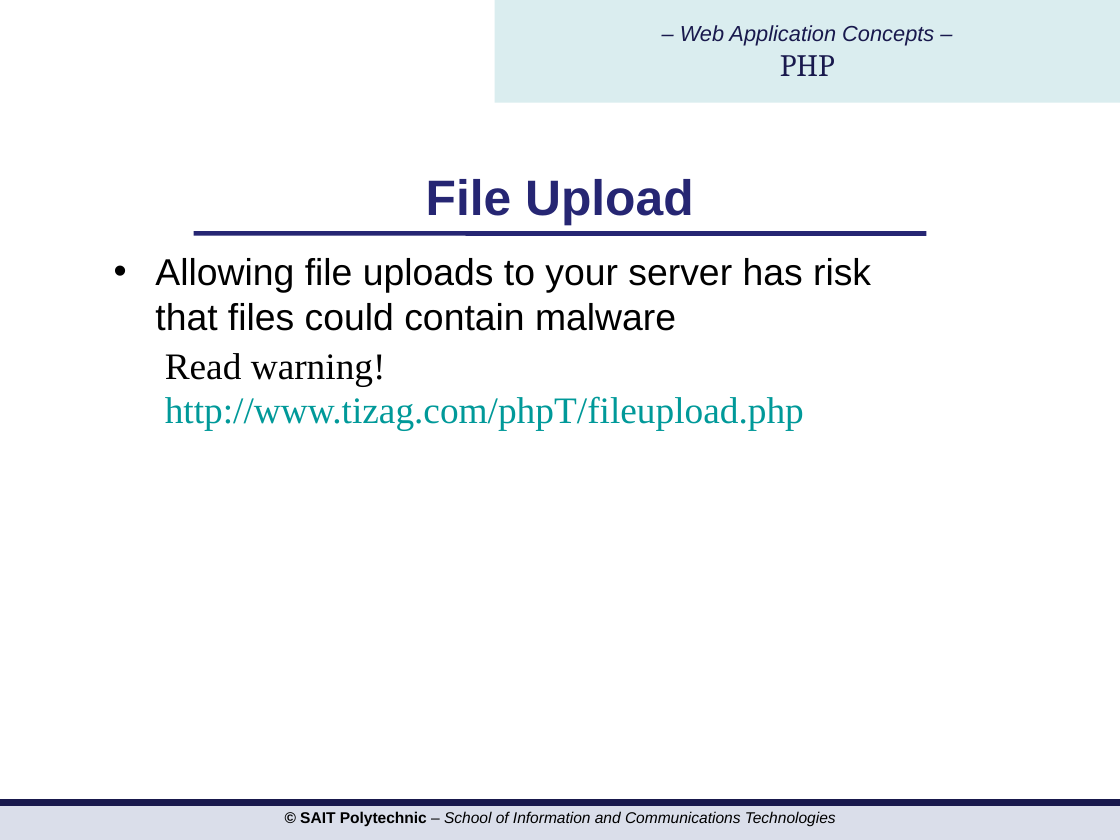
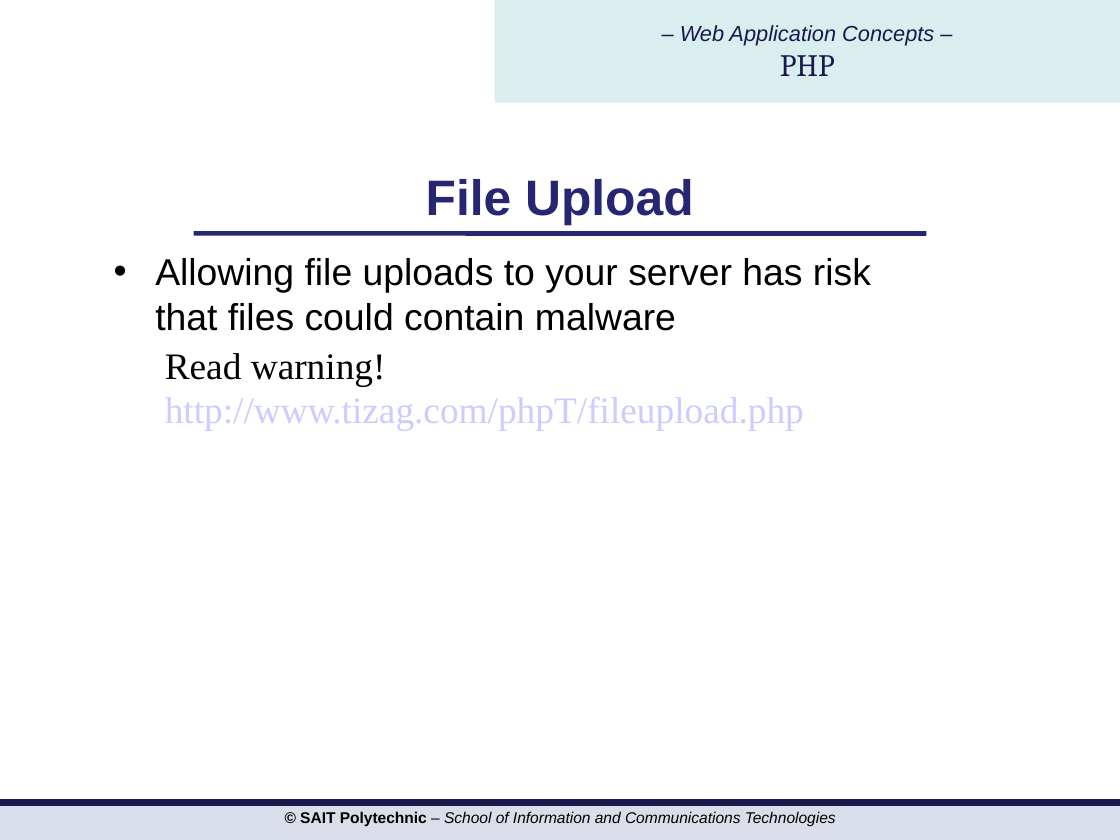
Before and after one commit to hdmdhr/CPRG-210-OSD-Assignment, a slide deck: slide 24 of PPTs/php/PHP Day 5 pattern files cookie session.ppt. Drawn at 1120x840 pixels with LibreOffice and Linux fonts; fonts in the diff are those of the drawing; background and template pictures are left out. Boxes give left, top, right and bottom in pixels: in the first picture for what was removed or moved away, otherwise in the second. Text is boxed around its words. In the diff, an @@ line names an element or a change of style, - is before the commit and + after.

```diff
--- a/PPTs/php/PHP Day 5 pattern files cookie session.ppt
+++ b/PPTs/php/PHP Day 5 pattern files cookie session.ppt
@@ text "Read warning! http://www.tizag.com/phpT/fileupload.php" at (165, 353, 804, 431): text colour #009999 to #CCCCFF in "http://www.tizag.com/phpT/fileupload.php" @@
```
Also in this commit, not shown: 8 other slides changed, 2 slides added, 2 slides removed, 7 other files.
